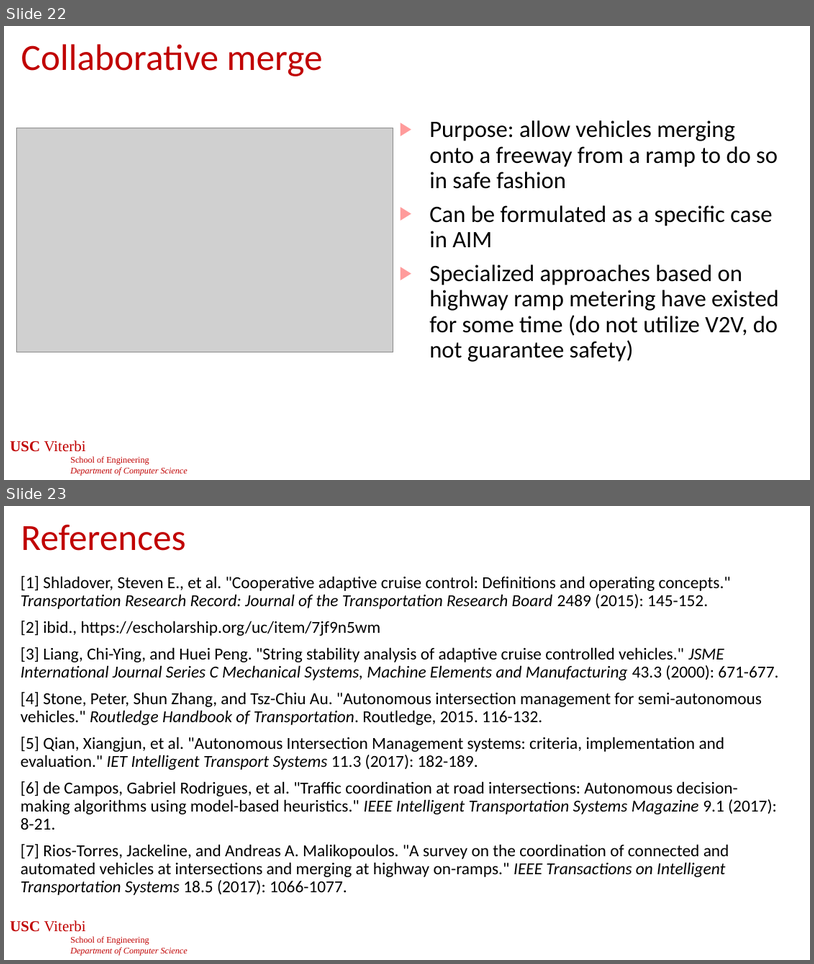
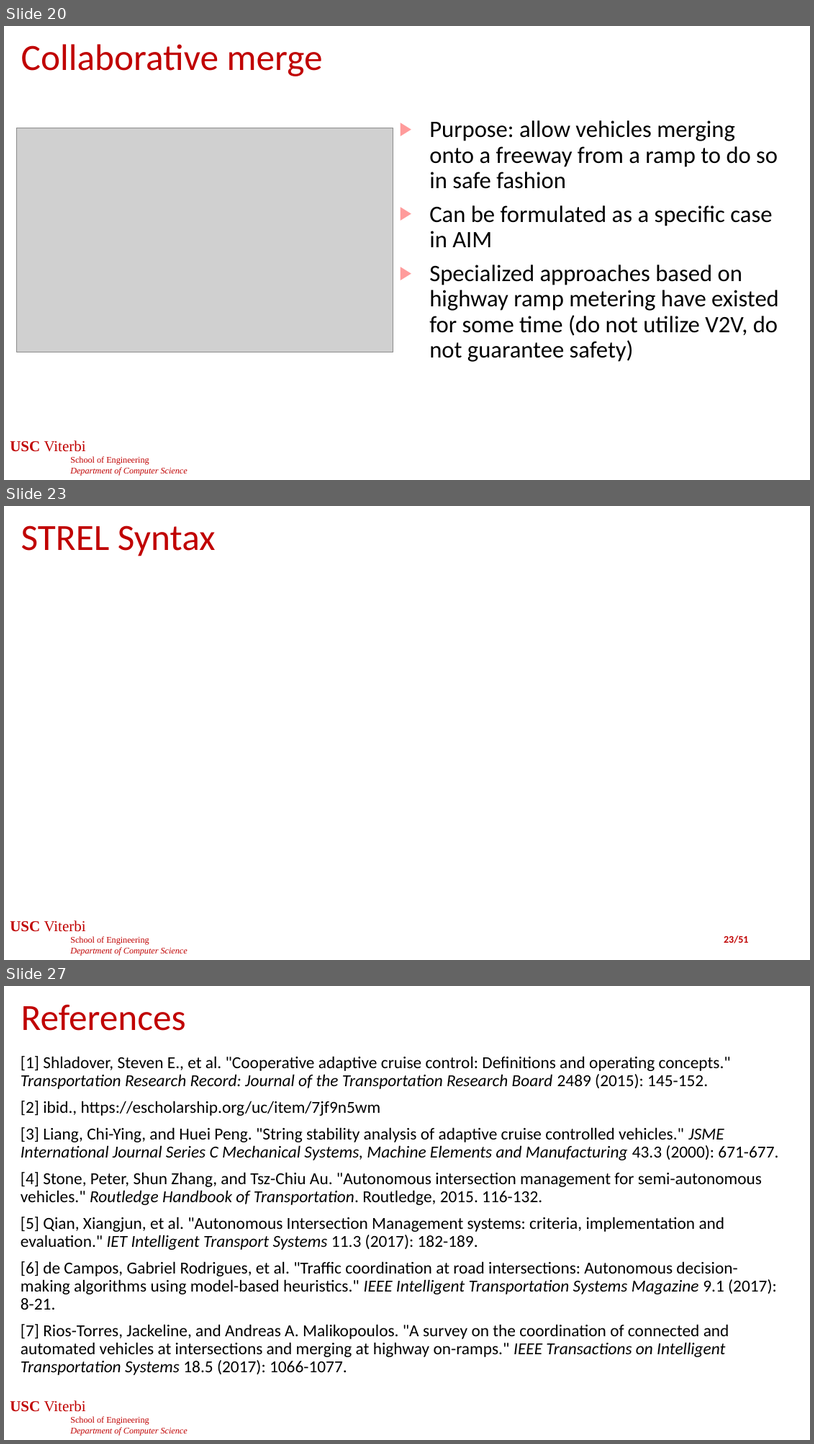
Before and after one commit to jdeshmukh/jdeshmukh.github.io, a slide deck: teaching/cs513-autocps-fall-2025/slides/MultiAgent.pptx. Shown one above the other, each under a label of ours: slides 22 and 23 before the commit, slides 20, 23 and 27 after it; the slides between them are not shown. The pictures are 814x964 and 814x1444 pixels, drawn with LibreOffice and Linux fonts; fonts in the diff are those of the drawing; grey boxes stand for pictures; background and template pictures are left out. Boxes give left, top, right and bottom in pixels: in the first picture for what was removed or moved away, otherwise in the second. Text is boxed around its words. In the diff, an @@ line names an element or a change of style, - is before the commit and + after.

```diff
--- a/teaching/cs513-autocps-fall-2025/slides/MultiAgent.pptx
+++ b/teaching/cs513-autocps-fall-2025/slides/MultiAgent.pptx
@@ slide 23 added at (4,506,810,960), background #FFFFFF; not listed: 1 template element that a slide beside it also shows @@
@@ title added at (21,525,216,556), 44 pt, text #C00000 @@
+STREL Syntax
@@ page number added at (724,935,748,943), 12 pt, text #C00000, bold @@
+23/51
@@ what was slide 22 is now slide 20 @@
@@ what was slide 23 is now slide 27 @@
```
Also in this commit, not shown: 3 slides changed, 5 other slides added, 2 slides removed, 1 other file.
